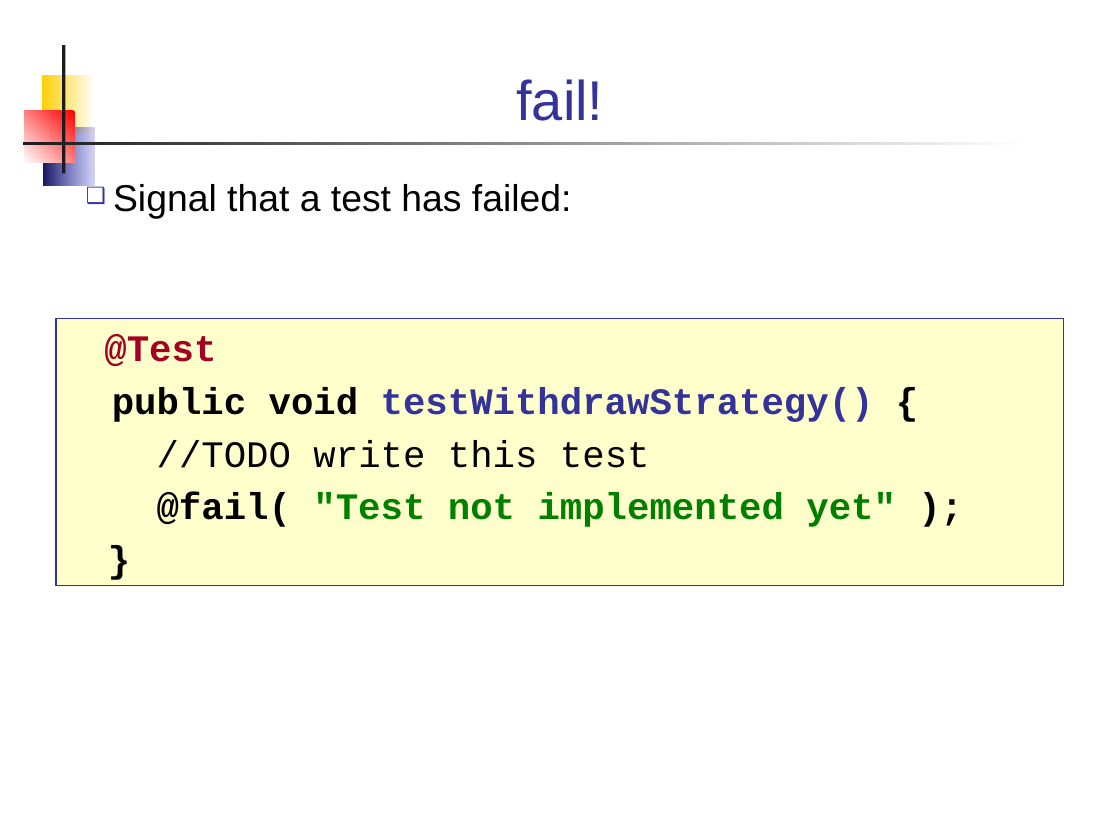
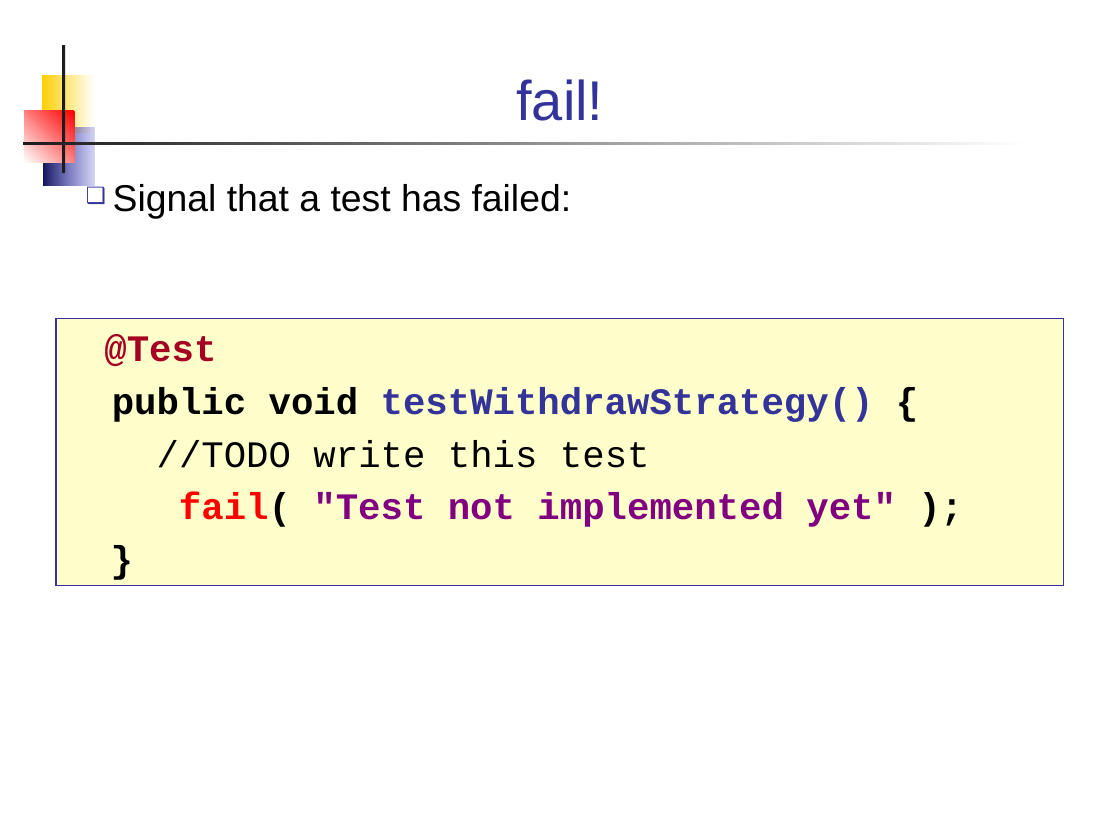
Before and after one commit to skeoop/skeoop.github.io, a slide deck: slide 30 of week10/UnitTesting.ppt (slide 32 before the commit). Drawn at 1120x840 pixels with LibreOffice and Linux fonts; fonts in the diff are those of the drawing. Boxes give left, top, right and bottom in pixels: in the first picture for what was removed or moved away, otherwise in the second. Text is boxed around its words. In the diff, an @@ line names an element or a change of style, - is before the commit and + after.

```diff
--- a/week10/UnitTesting.ppt
+++ b/week10/UnitTesting.ppt
@@ text in rectangle at (x1=179, y1=493, x2=896, y2=527): text changed; text colour #008000 to #800080 @@
-@fail( "Test not implemented yet" );
+fail( "Test not implemented yet" );
```
Also in this commit, not shown: 13 other slides changed, 4 slides added, 5 slides removed, 4 other files.
